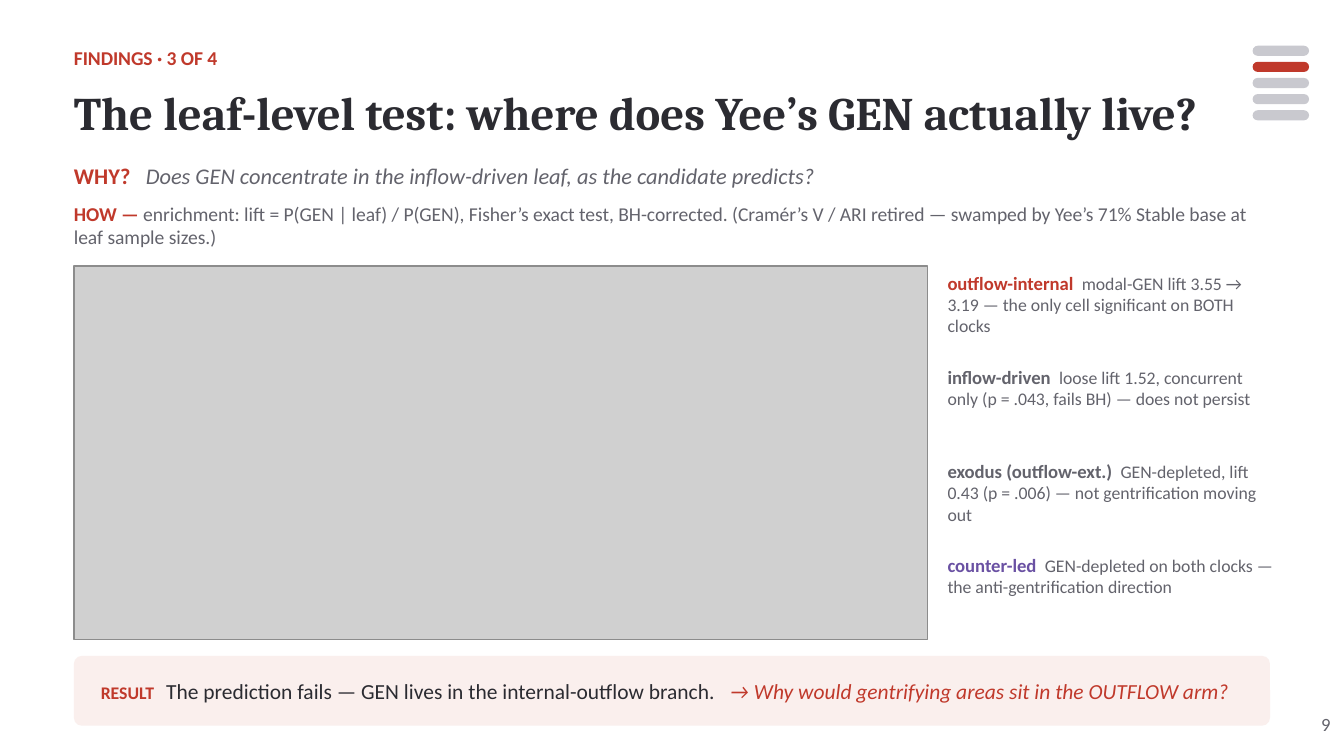
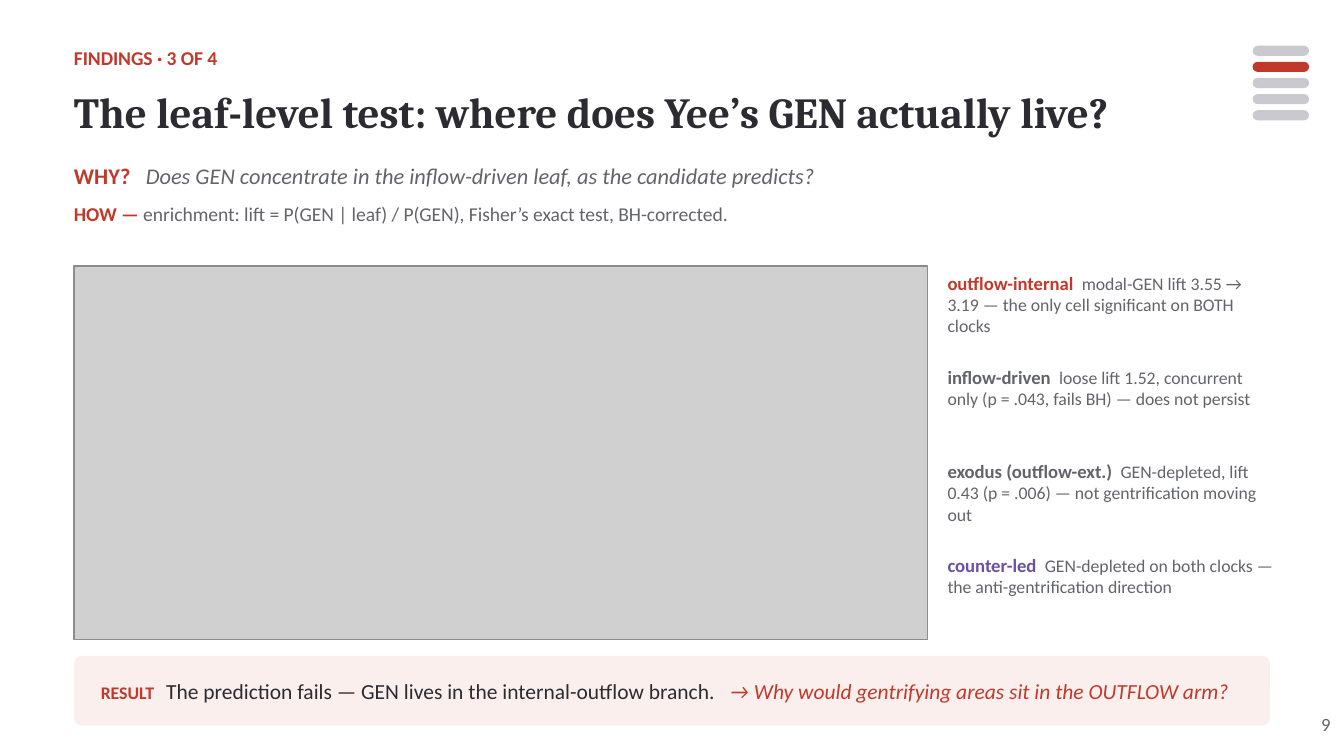
Before and after one commit to yxing82/CASA-Dissertation, a slide deck: slide 9 of mini-conference/Flow_Gentrification_Deck_v7_20260705.pptx. Drawn at 1344x756 pixels with LibreOffice and Linux fonts; fonts in the diff are those of the drawing; grey boxes stand for pictures. Boxes give left, top, right and bottom in pixels: in the first picture for what was removed or moved away, otherwise in the second. Text is boxed around its words. In the diff, an @@ line names an element or a change of style, - is before the commit and + after.

```diff
--- a/mini-conference/Flow_Gentrification_Deck_v7_20260705.pptx
+++ b/mini-conference/Flow_Gentrification_Deck_v7_20260705.pptx
@@ text "The leaf-level test: where does ..." at <box>74,97,1108,138</box>: size 25 to 23 pt @@
@@ text at <box>74,207,727,224</box>: text changed @@
-HOW — enrichment: lift = P(GEN | leaf) / P(GEN), Fisher’s exact test, BH-corrected. (Cramér’s V / ARI retired — swamped by Yee’s 71% Stable base at leaf sample sizes.)
+HOW — enrichment: lift = P(GEN | leaf) / P(GEN), Fisher’s exact test, BH-corrected.
```
Also in this commit, not shown: 11 other slides changed, 6 other files.
